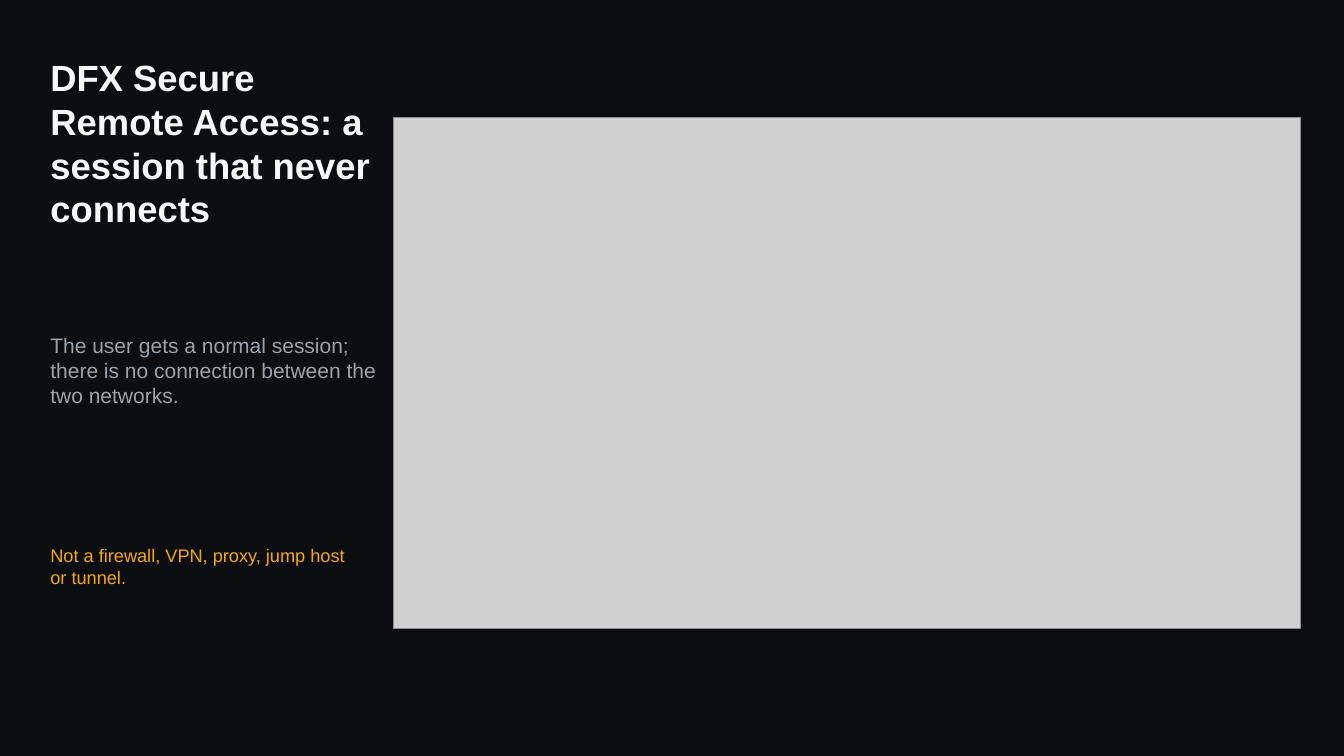
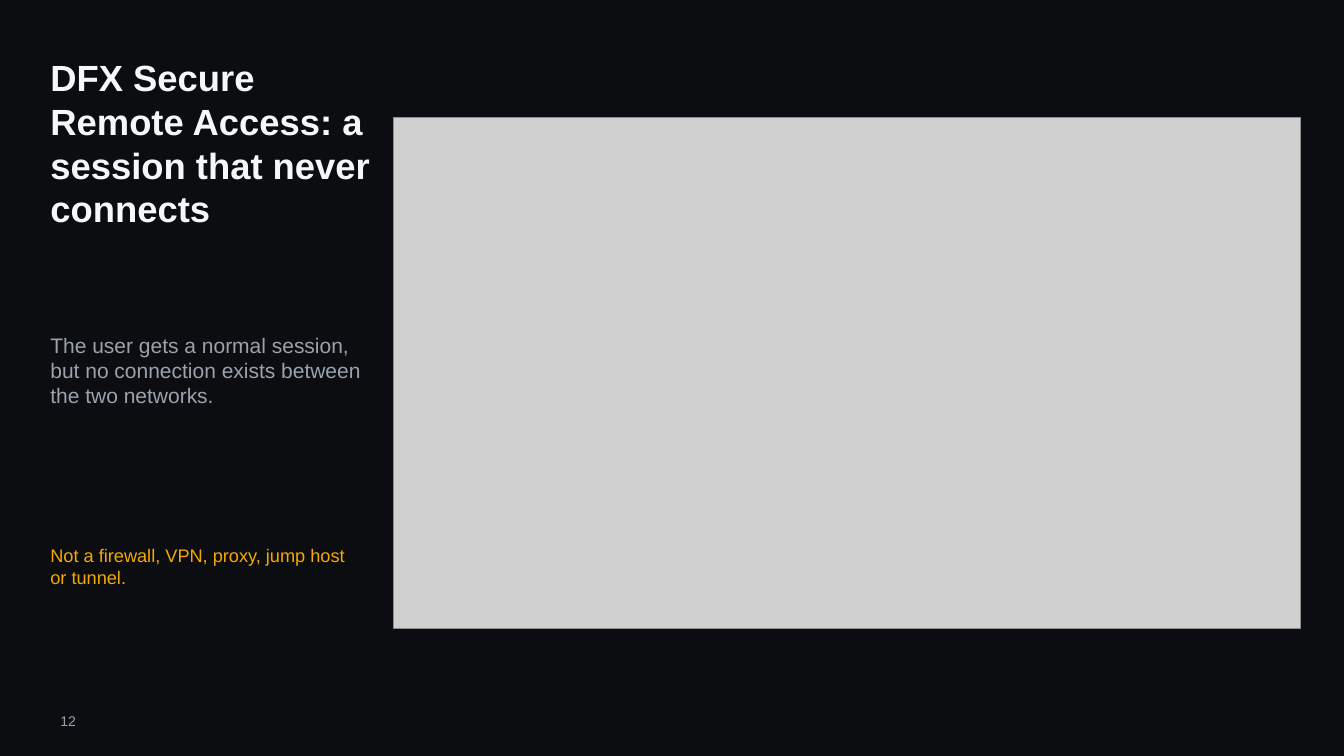
Before and after one commit to hybridus/DFX_Marketing, a slide deck: slide 12 of Projects/03_Presales_Master_Deck/pilot/DFX_Master_deck.pptx (slide 11 before the commit). Drawn at 1344x756 pixels with LibreOffice and Linux fonts; fonts in the diff are those of the drawing; grey boxes stand for pictures; background and template pictures are left out. Boxes give left, top, right and bottom in pixels: in the first picture for what was removed or moved away, otherwise in the second. Text is boxed around its words. In the diff, an @@ line names an element or a change of style, - is before the commit and + after.

```diff
--- a/Projects/03_Presales_Master_Deck/pilot/DFX_Master_deck.pptx
+++ b/Projects/03_Presales_Master_Deck/pilot/DFX_Master_deck.pptx
@@ text at [50, 338, 360, 403]: text changed @@
-The user gets a normal session; there is no connection between the two networks.
+The user gets a normal session, but no connection exists between the two networks.
@@ page number added at [60, 716, 76, 726], 10 pt, text #9AA3AD @@
+12
```
Also in this commit, not shown: 20 other slides changed, 2 slides added, 1 slide removed, 11 other files.
